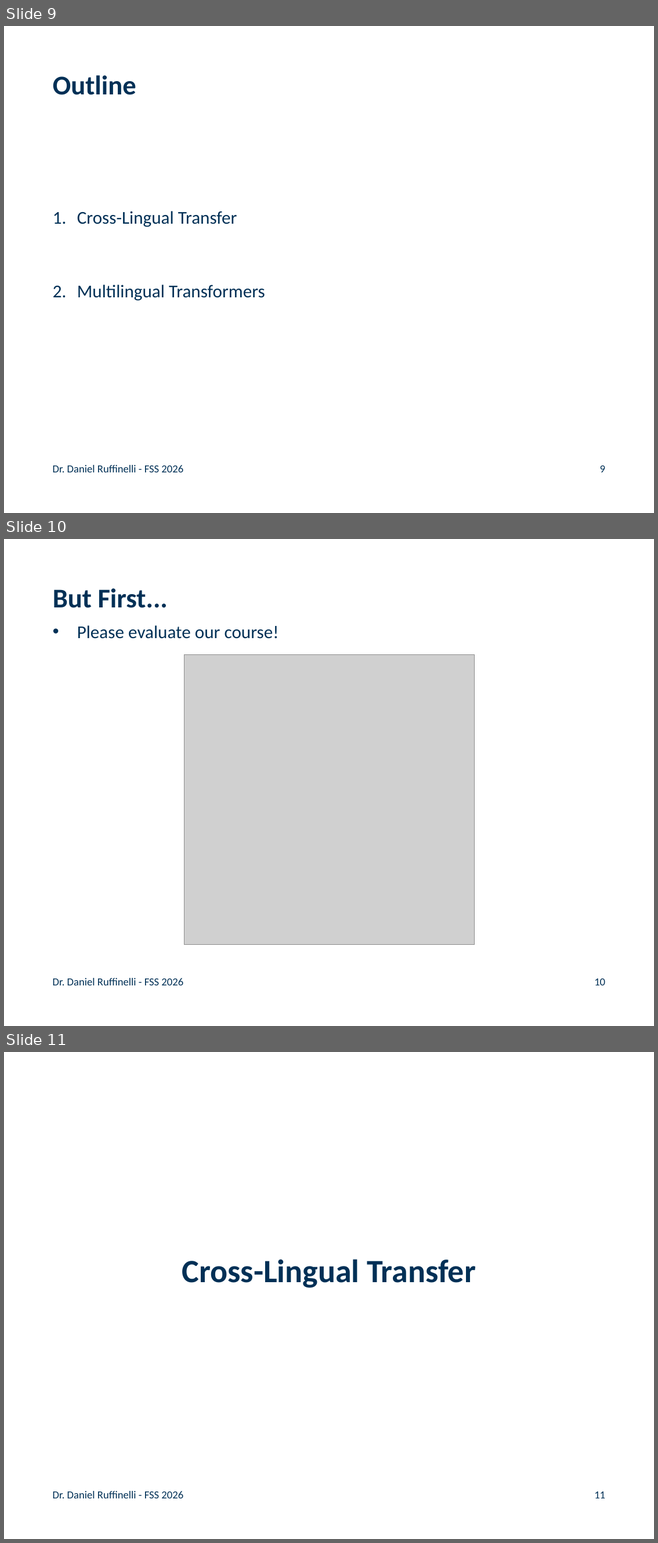
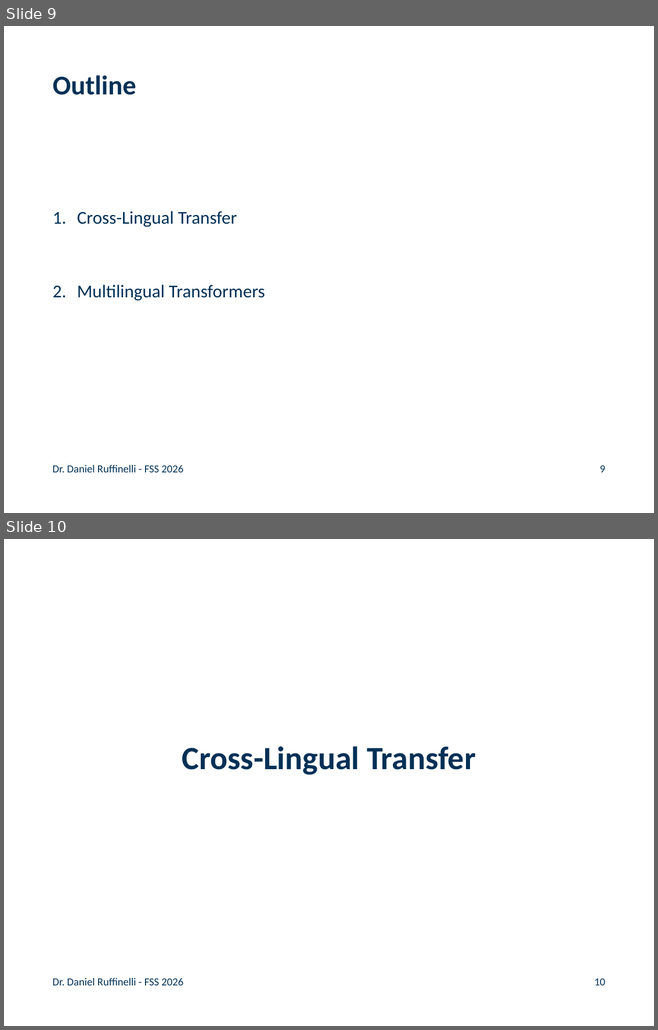
Before and after one commit to rufex2001/teaching_llms, a slide deck: lectures/09_multilingual_nlp/09_multilingual_nlp.pptx. Shown one above the other, each under a label of ours: slides 9, 10 and 11 before the commit, slides 9 and 10 after it. The pictures are 658x1543 and 658x1030 pixels, drawn with LibreOffice and Linux fonts; fonts in the diff are those of the drawing; grey boxes stand for pictures; background and template pictures are left out. Boxes give left, top, right and bottom in pixels: in the first picture for what was removed or moved away, otherwise in the second. Text is boxed around its words. In the diff, an @@ line names an element or a change of style, - is before the commit and + after.

Commit message:
added slide about pre vs post training in llm lecture, removed link to course eval in multilingual nlp lecture

```diff
--- a/lectures/09_multilingual_nlp/09_multilingual_nlp.pptx
+++ b/lectures/09_multilingual_nlp/09_multilingual_nlp.pptx
@@ slide 10 removed at box(4, 539, 654, 1026), background #FFFFFF @@
@@ title removed at box(53, 588, 168, 608) @@
-But First...
@@ text removed at box(77, 625, 279, 639) @@
-• Please evaluate our course!
@@ picture removed at box(184, 654, 474, 945) @@
@@ text removed at box(53, 978, 183, 986) @@
-Dr. Daniel Ruffinelli - FSS 2026
@@ page number removed at box(594, 979, 605, 986) @@
-10
@@ what was slide 11 is now slide 10 @@
@@ page number at box(594, 979, 605, 986): text changed @@
-11
+10
```
Also in this commit, not shown: 3 other files.
